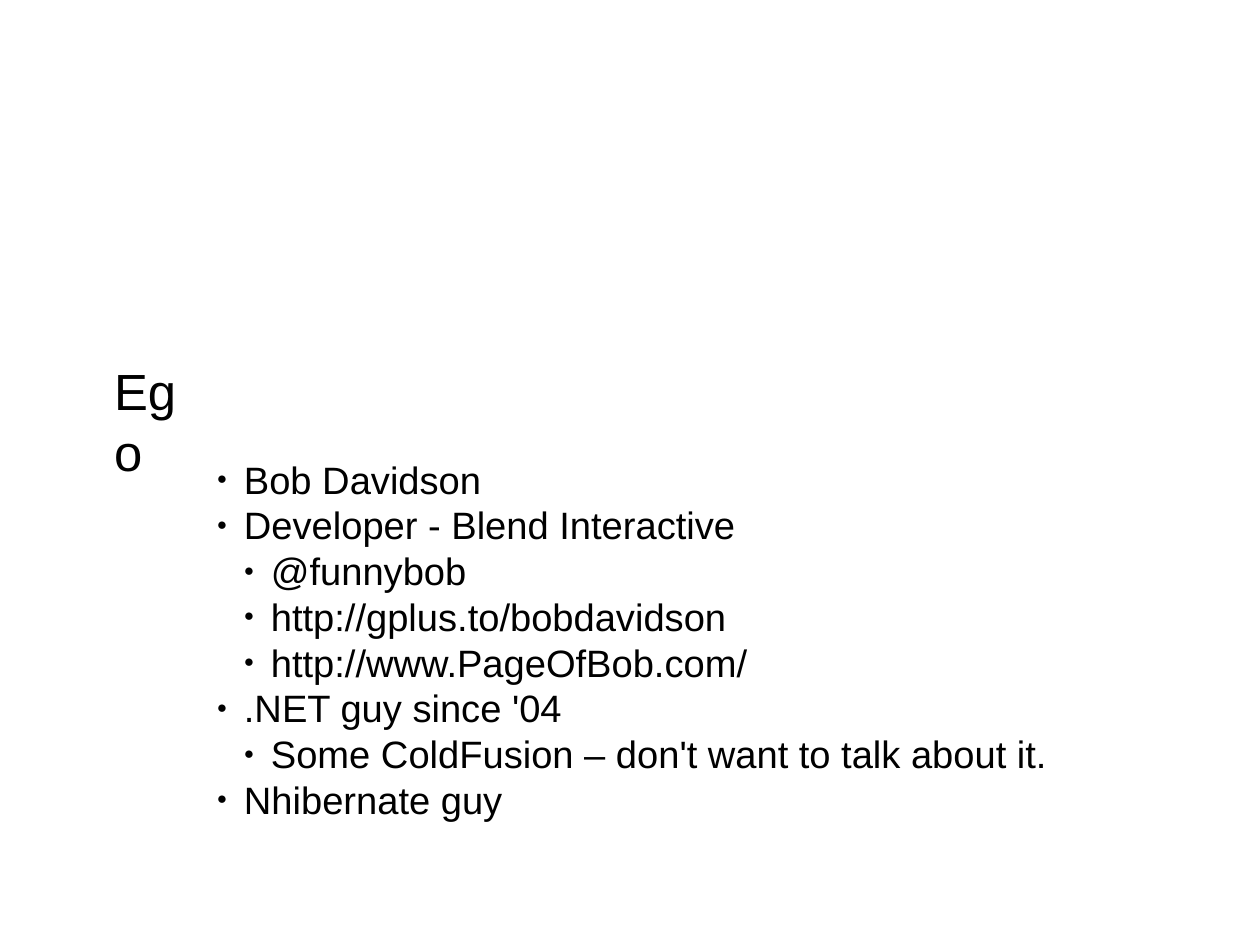
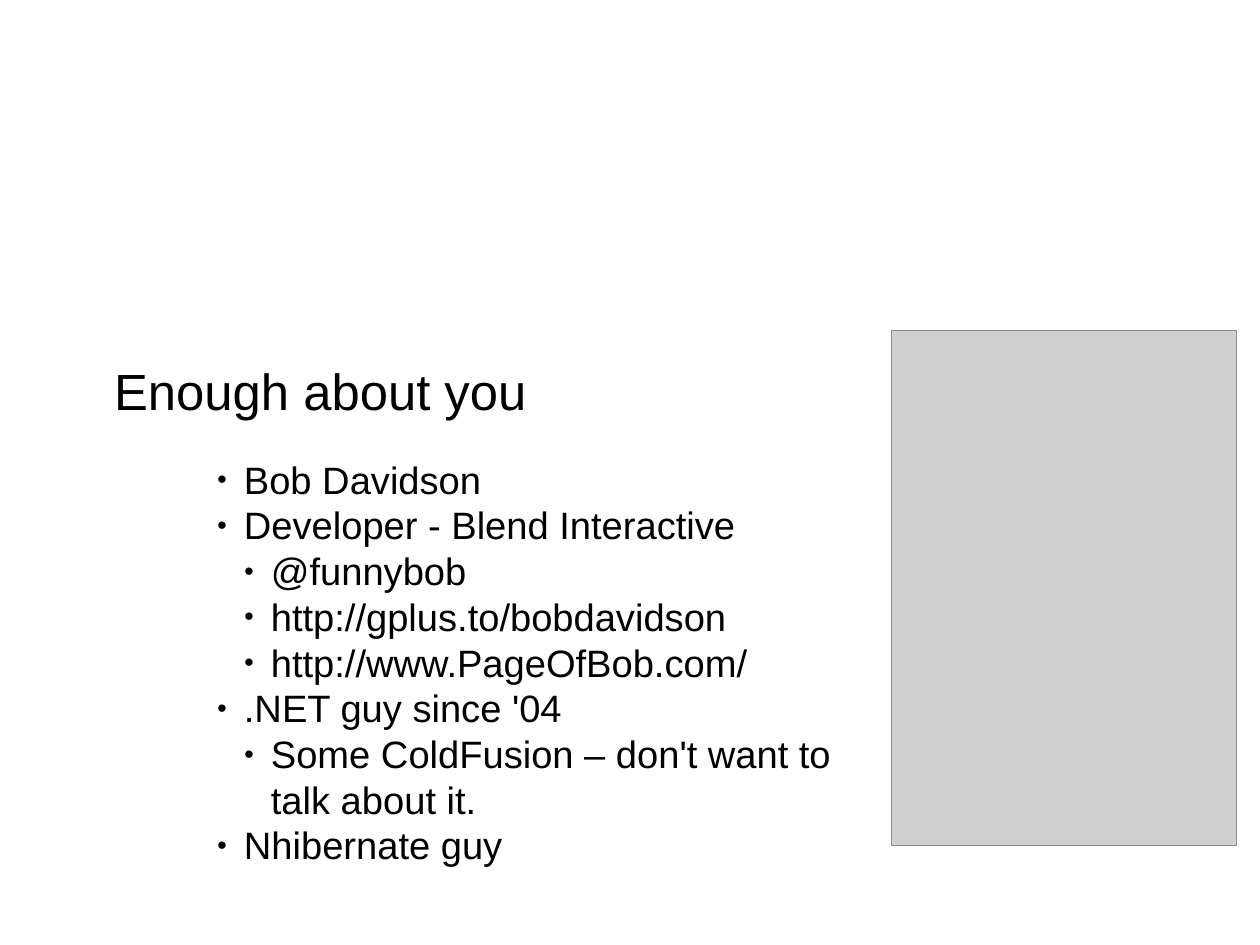
Before and after one commit to mrdrbob/ef-vs-nh, a slide deck: slide 3 of pres/pres.odp. Drawn at 1260x945 pixels with LibreOffice and Linux fonts; fonts in the diff are those of the drawing; grey boxes stand for pictures; background and template pictures are left out. Boxes give left, top, right and bottom in pixels: in the first picture for what was removed or moved away, otherwise in the second. Text is boxed around its words. In the diff, an @@ line names an element or a change of style, - is before the commit and + after.

```diff
--- a/pres/pres.odp
+++ b/pres/pres.odp
@@ text removed at (103,354,216,434) @@
-Ego
@@ picture added at (892,330,1237,846) @@
@@ text added at (114,373,526,421), 32 pt, text #000000 @@
+Enough about you
@@ text "Bob Davidson" rewrapped from (244,466,1047,822) to (244,466,831,867) @@
```
Also in this commit, not shown: 8 other slides changed, 3 slides added, 4 other files.
